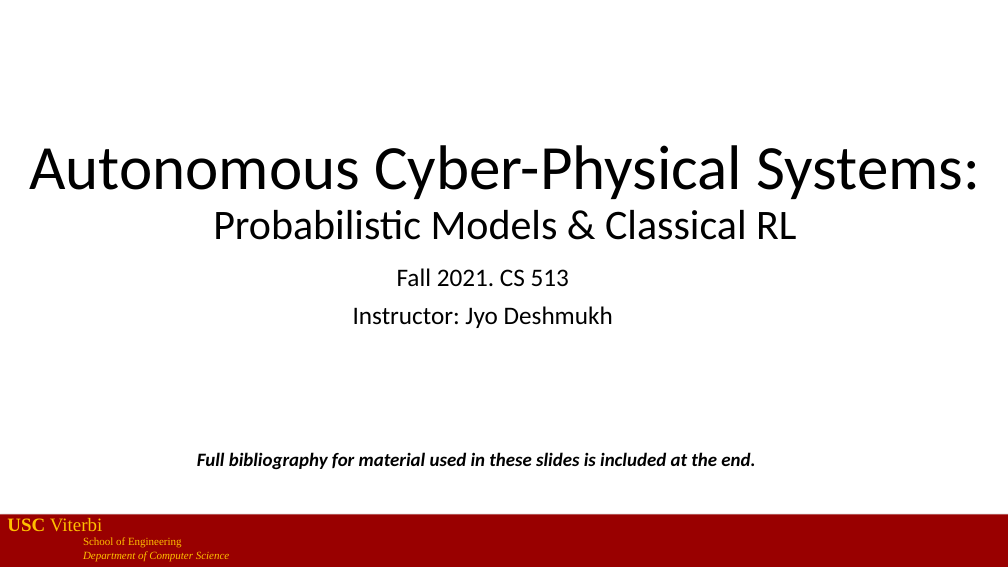
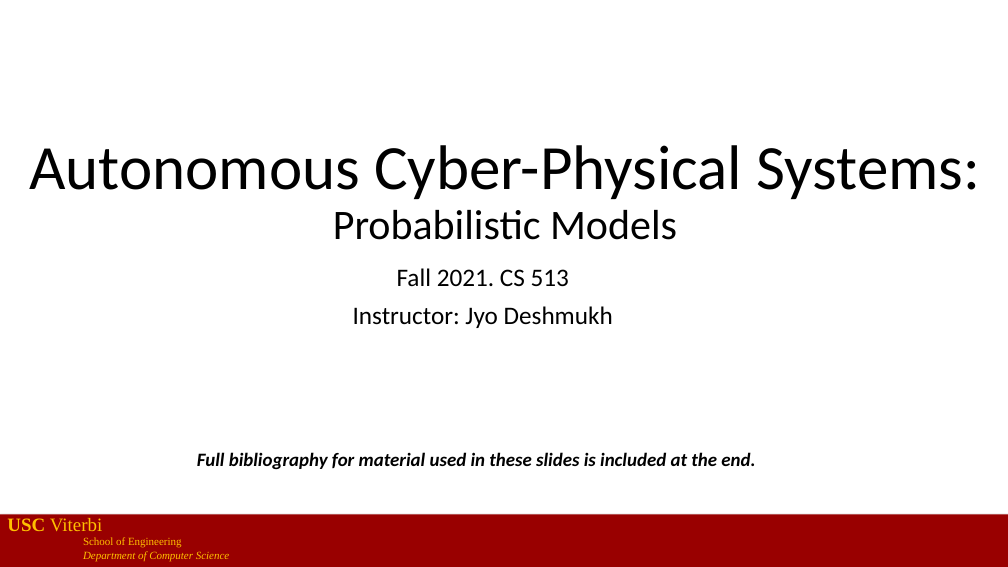
Before and after one commit to jdeshmukh/jdeshmukh.github.io, a slide deck: slide 1 of teaching/cs513slides/lecture9-Probabilistic-Models.pptx. Drawn at 1008x567 pixels with LibreOffice and Linux fonts; fonts in the diff are those of the drawing. Boxes give left, top, right and bottom in pixels: in the first picture for what was removed or moved away, otherwise in the second. Text is boxed around its words. In the diff, an @@ line names an element or a change of style, - is before the commit and + after.

Commit message:
stuff

```diff
--- a/teaching/cs513slides/lecture9-Probabilistic-Models.pptx
+++ b/teaching/cs513slides/lecture9-Probabilistic-Models.pptx
@@ title at [29, 145, 981, 240]: text changed @@
-Autonomous Cyber-Physical Systems:
-Probabilistic Models & Classical RL
+Autonomous Cyber-Physical Systems:
+Probabilistic Models
```
Also in this commit, not shown: 9 other slides changed.
